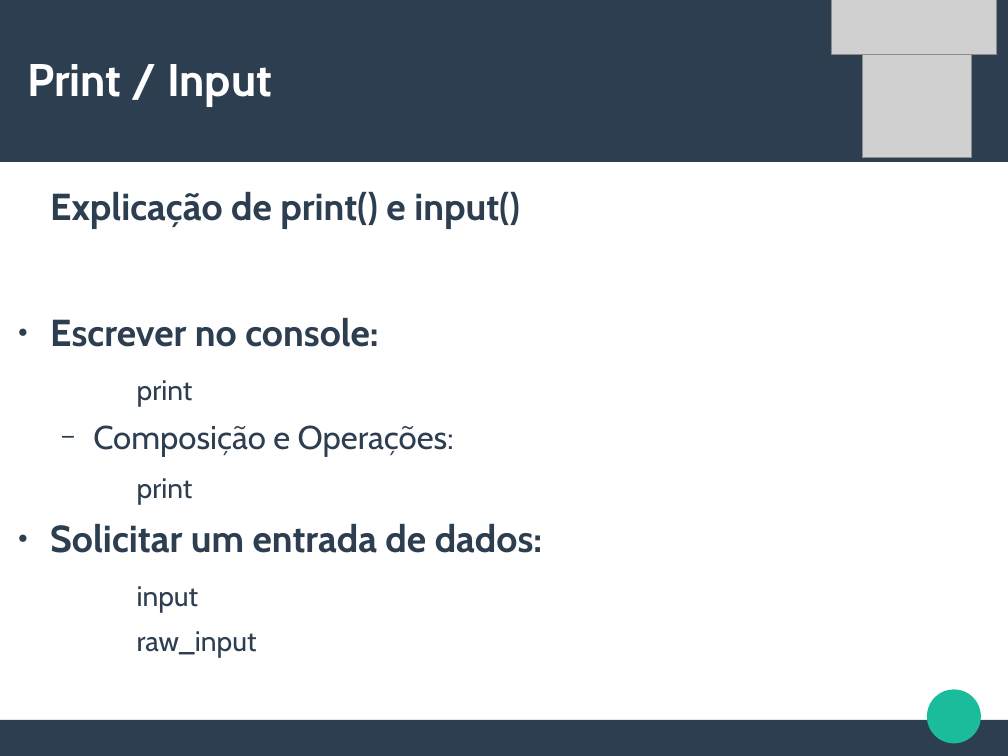
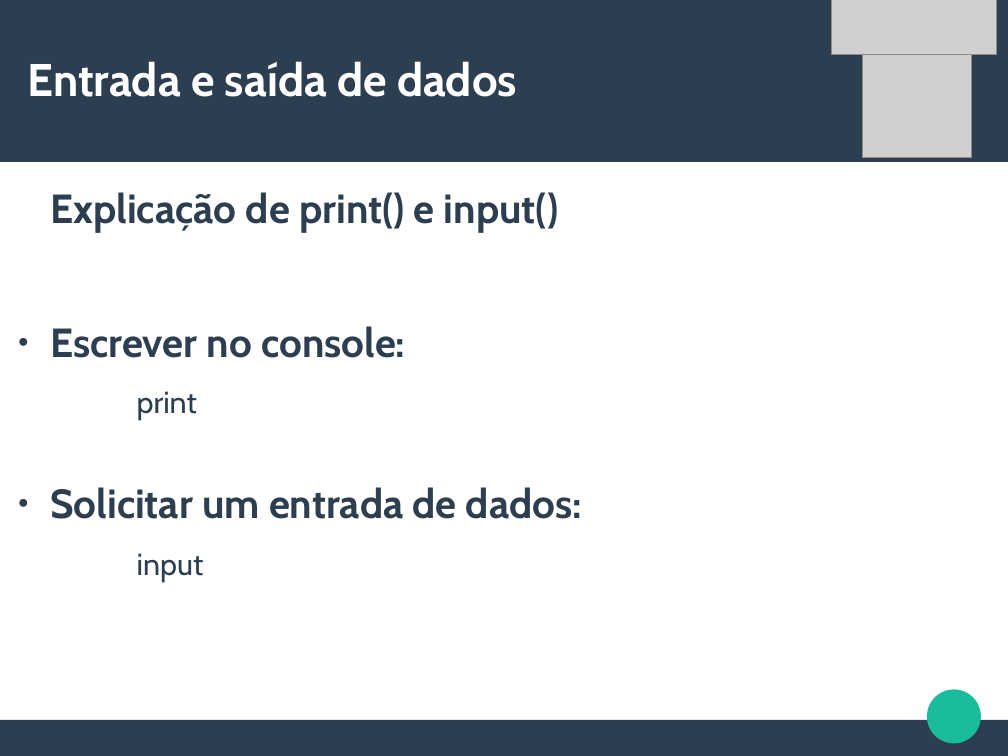
Before and after one commit to CalicoUFSC/minicurso-python, a slide deck: slide 7 of Aula1/Aula1.odp. Drawn at 1008x756 pixels with LibreOffice and Linux fonts; fonts in the diff are those of the drawing; grey boxes stand for pictures. Boxes give left, top, right and bottom in pixels: in the first picture for what was removed or moved away, otherwise in the second. Text is boxed around its words. In the diff, an @@ line names an element or a change of style, - is before the commit and + after.

```diff
--- a/Aula1/Aula1.odp
+++ b/Aula1/Aula1.odp
@@ title at <box>27,61,517,97</box>: text changed @@
-Print / Input
+Entrada e saída de dados
@@ text "Explicação de print() e input()" at <box>50,192,582,582</box>: size 29.6 to 32 pt in "Explicação de print() e input()", "Escrever no console:", "Solicitar um entrada de dados:"; size 22.2 to 24 pt in "print", "input" @@
@@ text at <box>93,425,454,505</box>: paragraphs removed @@
-  − Composição e Operações:
-    print
@@ text at <box>137,631,257,657</box>: paragraph removed @@
-    raw_input
```
Also in this commit, not shown: 7 other slides changed, 2 slides removed, 2 other files.
